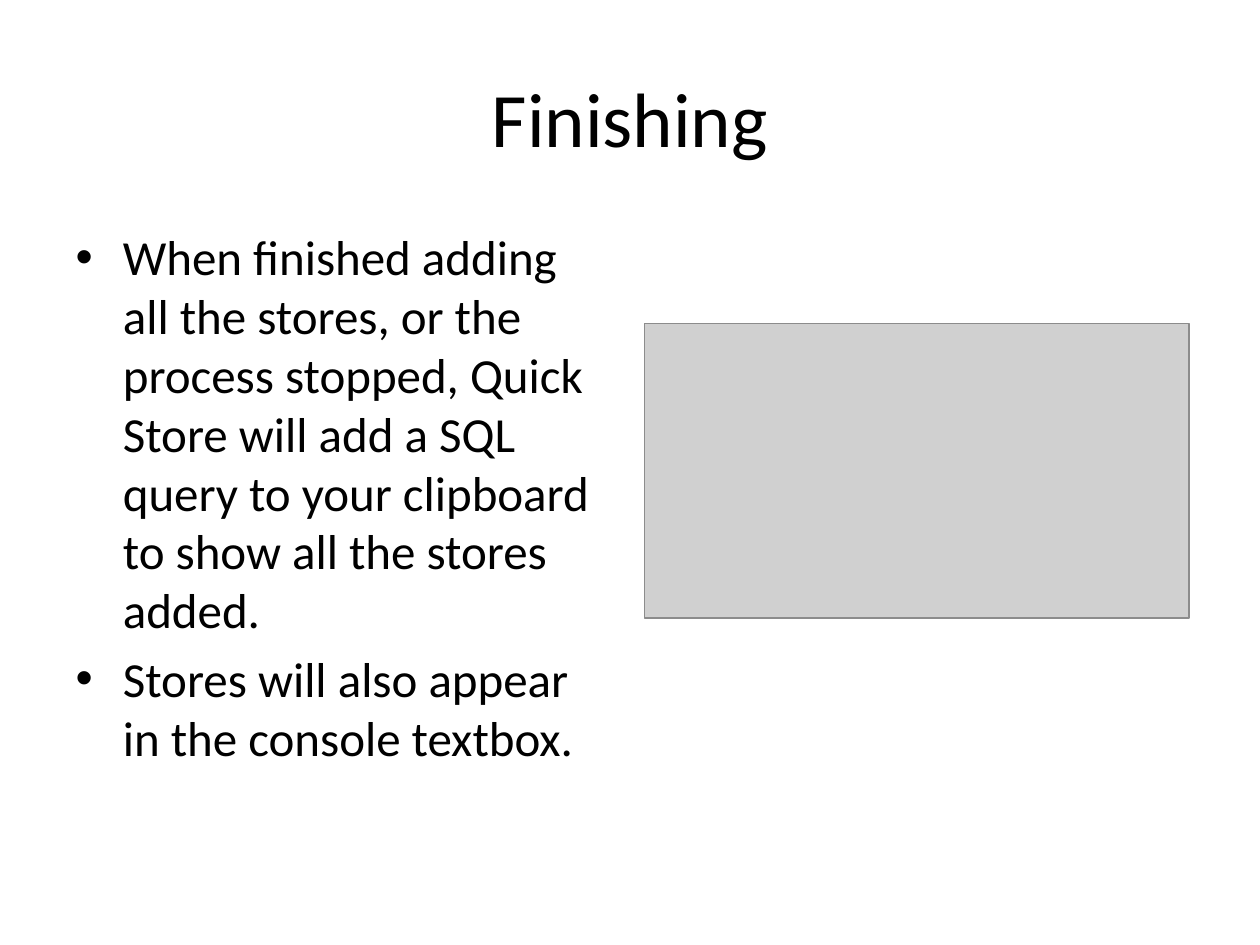
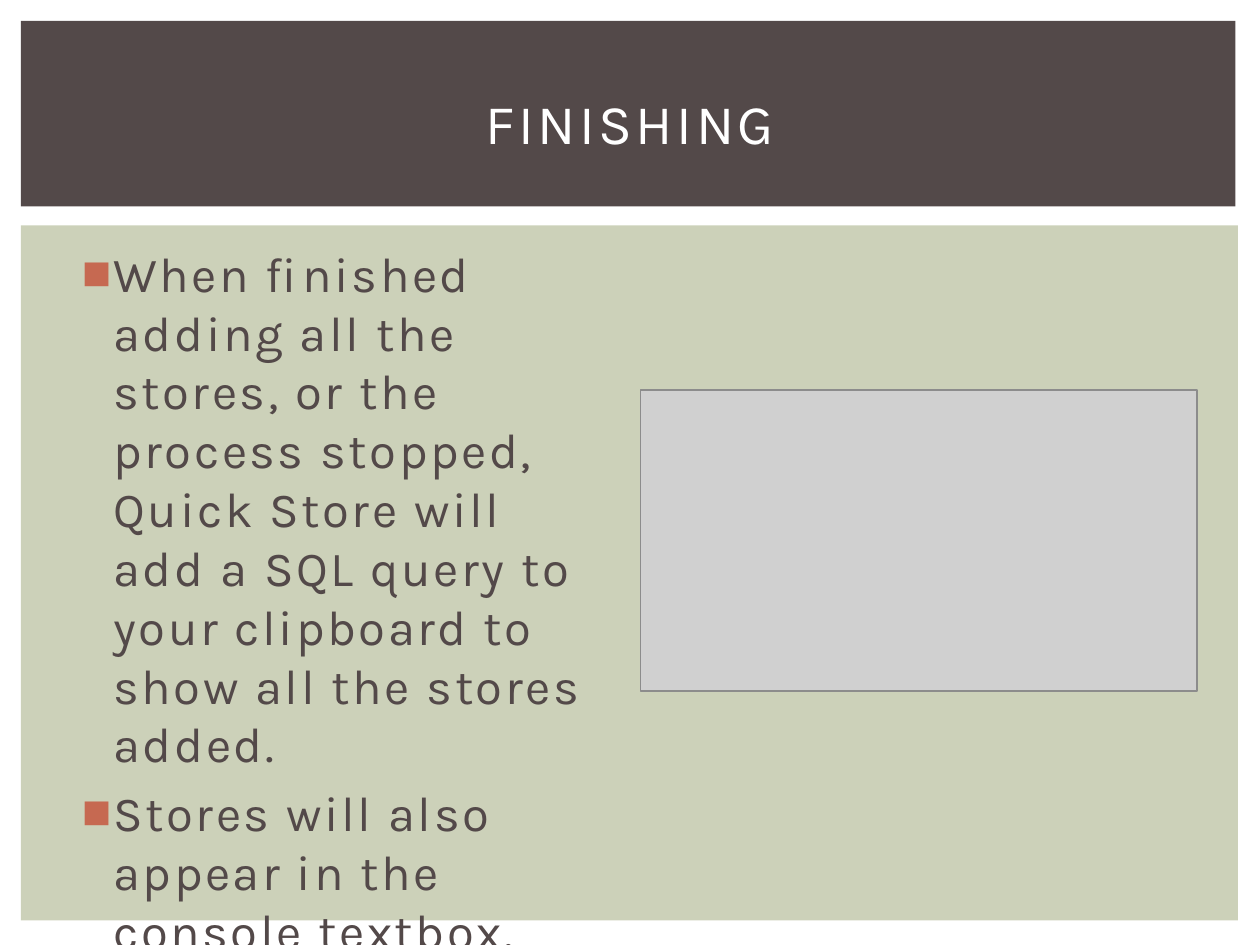
Before and after one commit to lonelyion/QuickStore, a slide deck: slide 13 of QuickStore.pptx (slide 11 before the commit). Drawn at 1260x945 pixels with LibreOffice and Linux fonts; fonts in the diff are those of the drawing; grey boxes stand for pictures. Boxes give left, top, right and bottom in pixels: in the first picture for what was removed or moved away, otherwise in the second. Text is boxed around its words. In the diff, an @@ line names an element or a change of style, - is before the commit and + after.

```diff
--- a/QuickStore.pptx
+++ b/QuickStore.pptx
@@ rectangle added at box(21, 21, 1236, 207), fill #534949 @@
@@ title at box(485, 108, 773, 145): text changed; size 44 to 32 pt; font Calibri to Karla; text colour #000000 to #FFFFFF @@
-Finishing
+FINISHING
@@ rectangle added at box(21, 226, 1239, 921), fill #CCD1B9 @@
@@ text "When finished adding all the ...": place and size @@
-text "When finished adding all the ..." at box(123, 241, 589, 757)
+text "When finished adding all the ..." at box(113, 258, 579, 902)
@@ text "When finished adding all the ..." at box(113, 258, 579, 902): font Calibri to Karla, text colour #000000 to #534949, letter spacing 0 to 1.5 pt; bullet • to ■ @@
@@ picture: place and size @@
-picture at box(645, 324, 1189, 619)
+picture at box(640, 391, 1197, 692)
```
Also in this commit, not shown: 10 other slides changed, 2 slides added, 2 other files.
